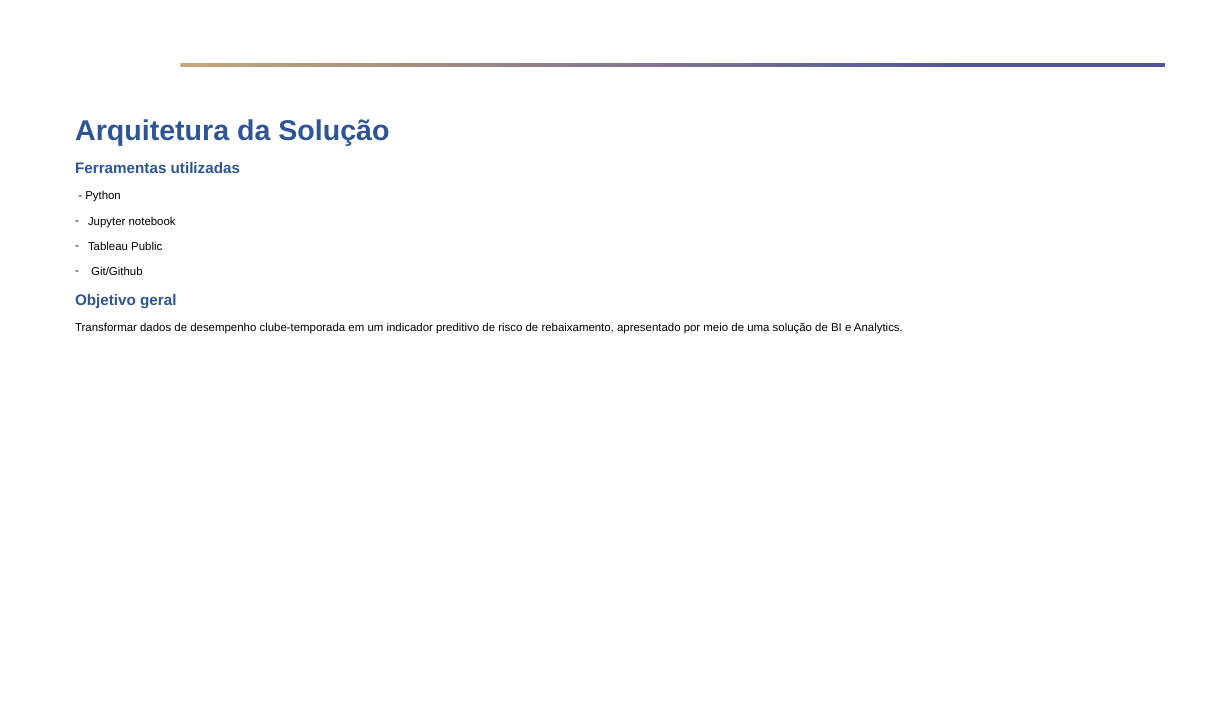
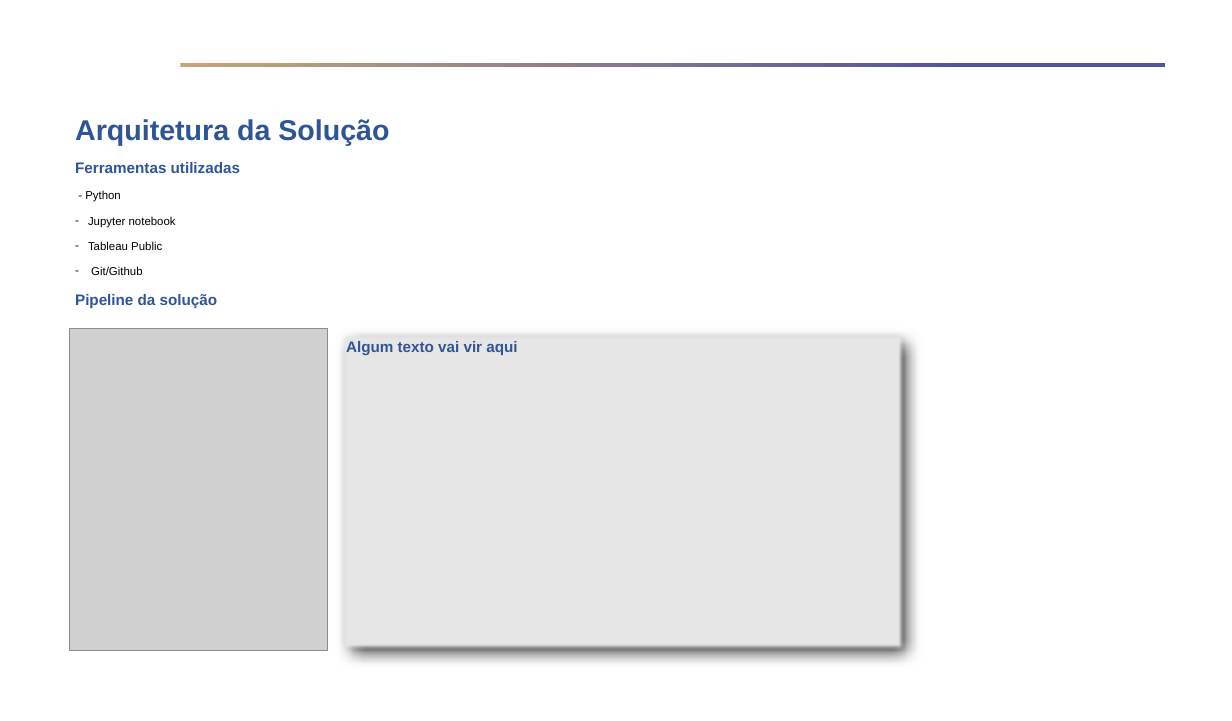
Before and after one commit to FelipePinheiro964/Projeto-Em-Business-Intelligence-e-Analytics, a slide deck: slide 4 of docs/Template - Fase 2 - Apresentação Executiva - Projeto em Business Intelligence e Analytics.pptx. Drawn at 1232x721 pixels with LibreOffice and Linux fonts; fonts in the diff are those of the drawing; grey boxes stand for pictures; background and template pictures are left out. Boxes give left, top, right and bottom in pixels: in the first picture for what was removed or moved away, otherwise in the second. Text is boxed around its words. In the diff, an @@ line names an element or a change of style, - is before the commit and + after.

Commit message:
feat: esboçõs dos slides

```diff
--- a/docs/Template - Fase 2 - Apresentação Executiva - Projeto em Business Intelligence e Analytics.pptx
+++ b/docs/Template - Fase 2 - Apresentação Executiva - Projeto em Business Intelligence e Analytics.pptx
@@ text at bbox=[75, 294, 217, 308]: text changed; size 12 to 16 pt; text colour #000000 to #2F5597; bold on @@
-Objetivo geral
-Transformar dados de desempenho clube-temporada em um indicador preditivo de risco de rebaixamento, apresentado por meio de uma solução de BI e Analytics.
+Pipeline da solução
@@ picture added at bbox=[70, 328, 328, 650] @@
@@ rectangle added at bbox=[341, 332, 904, 650], fill #E7E6E6, 16 pt, text #2F5597, bold @@
+Algum texto vai vir aqui
```
